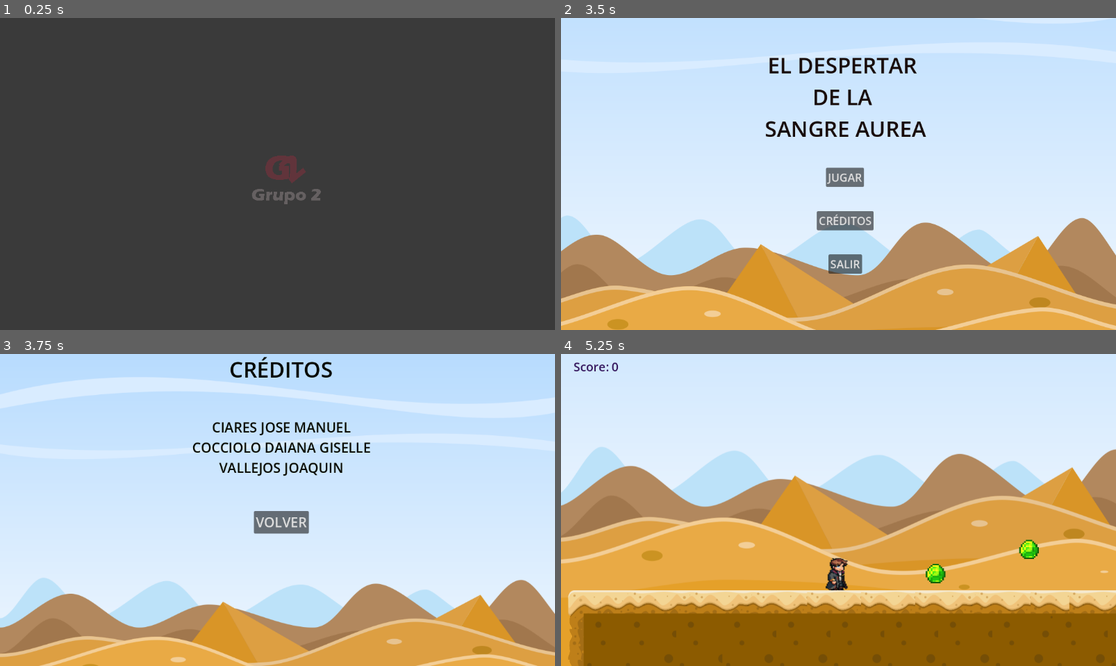
Above: before the commit, frames 1-4 (two rows, left to right).
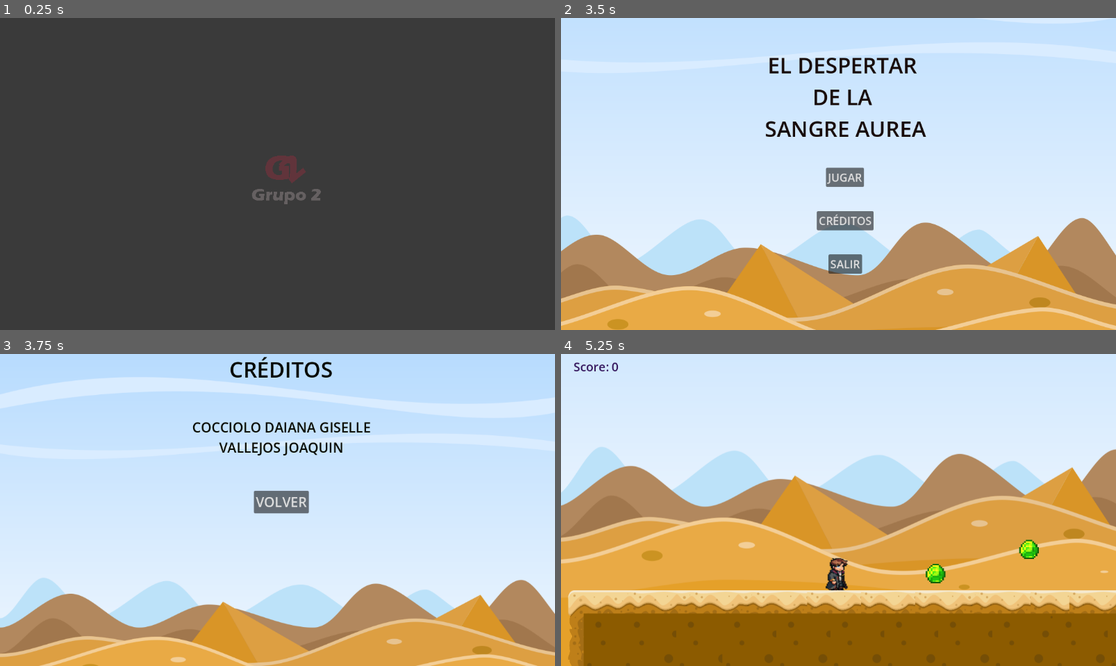
Above: after the commit, the same moments.

Repository: J0aQu10N/tp2-godot-daianaCocciolo-joaquinVallejos
Game: Godot game, scene res://world/splash_screen.tscn
Same seed, same stepped clock (60 frames per second), same inputs: the game is played once before the commit and once after it. The engine's default icon, where the game draws it, is replaced by a stand-in: a white triangle on a blue panel in a dark square. Sound files missing from this copy of the repository are replaced by a short silence.
Inputs:
- Up to frame 1 (0.25 s): no input
- Up to frame 2 (3.5 s): tap Enter (ui_accept) every 0.75 s from 0.5 to 2.75 s; hold Right (ui_right) 0.53-2.03 s; tap D (wasd_der) every 0.75 s from 0.6 to 2.85 s; tap W (wasd_saltar) at 0.77, 1.52, 3.02 s; hold Left (ui_left) 2.03-2.78 s; hold Right (ui_right) from 2.78 s (still down)
- Up to frame 3 (3.75 s): release Right (ui_right) at 3.5 s; click "CRÉDITOS" at 3.5 s
- Up to frame 4 (5.25 s): click "VOLVER" at 4.25 s; click "JUGAR" at 5 s

Frames 1-2 are identical in both runs. In frame 3, 3.0% of the frame differs, in the area x 34-67%, y 21-58%; in frame 4, nothing differs.

Commit message:
comentarios

Diff:
--- a/Enemigo/enemigo.gd
+++ b/Enemigo/enemigo.gd
@@ -1,4 +1,5 @@
 extends CharacterBody2D
+
 @export var objetivo:Node2D
 @export var velocidad:float = 200
 @export var proyectil_escena: PackedScene
--- a/Gema/gema.gd
+++ b/Gema/gema.gd
@@ -4,6 +4,7 @@
 @export var _valor_puntos: int = 10
 @onready var _score_sfx=$scoreSFX
 
+## Polimorfismo: suma puntos, reproduce sonido y desaparece.
 func reaccionar_interaccion(_jugador: Jugador) -> void:
 		Gestionscore.sumar_puntos(_valor_puntos)
 		_score_sfx.play()
--- a/Obstáculos/Obstaculos.gd
+++ b/Obstáculos/Obstaculos.gd
@@ -1,7 +1,7 @@
 class_name Obstaculo
 extends ClaseAbstracta
 
-
+##Polimorfismo: Va a pantalla de derrota
 func reaccionar_interaccion(_jugador: Jugador) -> void:
 
 	get_tree().change_scene_to_file.call_deferred("res://world/pantalla_de_derrota.tscn")
--- a/Obstáculos/cartel_victoria.gd
+++ b/Obstáculos/cartel_victoria.gd
@@ -1,5 +1,6 @@
 class_name CartelVictoria
 extends ClaseAbstracta
 
+##Polimorfismo: Va a pantalla de victoria
 func reaccionar_interaccion(_jugador: Jugador) -> void:
 	get_tree().change_scene_to_file.call_deferred('res://world/pantalla_de_victoria.tscn')
--- a/world/créditos.tscn
+++ b/world/créditos.tscn
@@ -34,8 +34,7 @@
 modulate = Color(0.035382573, 0.044820555, 3.008172e-09, 1)
 layout_mode = 2
 theme_override_font_sizes/font_size = 28
-text = "CIARES JOSE MANUEL
-COCCIOLO DAIANA GISELLE
+text = "COCCIOLO DAIANA GISELLE
 VALLEJOS JOAQUIN"
 horizontal_alignment = 1
 
